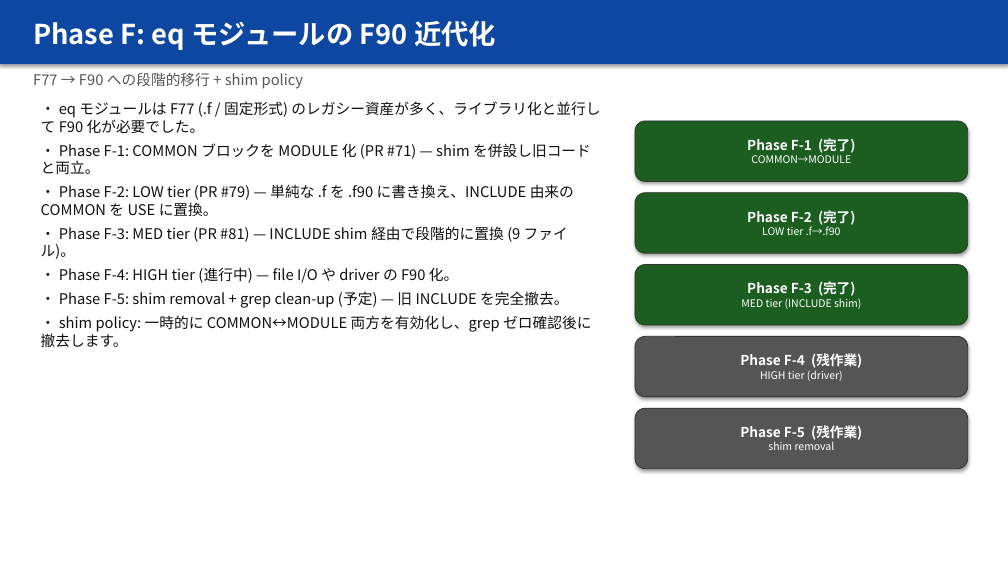
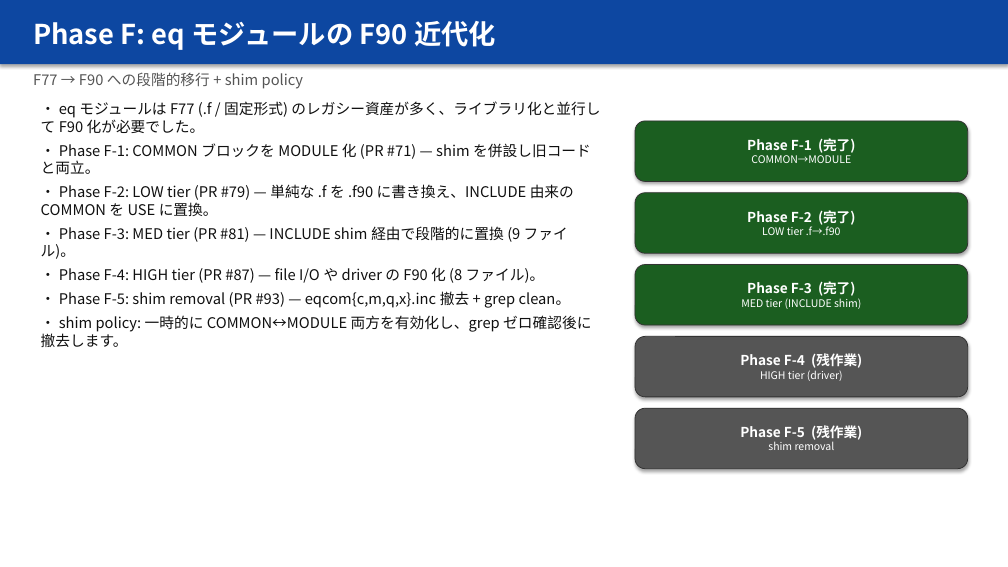
Before and after one commit to HengyuLi-Ozaki-lab/task, a slide deck: slide 6 of docs/presentations/2026-04-19-task-library-ization-overview.pptx. Drawn at 1008x567 pixels with LibreOffice and Linux fonts; fonts in the diff are those of the drawing. Boxes give left, top, right and bottom in pixels: in the first picture for what was removed or moved away, otherwise in the second. Text is boxed around its words. In the diff, an @@ line names an element or a change of style, - is before the commit and + after.

```diff
--- a/docs/presentations/2026-04-19-task-library-ization-overview.pptx
+++ b/docs/presentations/2026-04-19-task-library-ization-overview.pptx
@@ text at (x1=41, y1=268, x2=571, y2=308): text changed @@
-・ Phase F-4: HIGH tier (進行中) — file I/O や driver の F90 化。
-・ Phase F-5: shim removal + grep clean-up (予定) — 旧 INCLUDE を完全撤去。
+・ Phase F-4: HIGH tier (PR #87) — file I/O や driver の F90 化 (8 ファイル)。
+・ Phase F-5: shim removal (PR #93) — eqcom{c,m,q,x}.inc 撤去 + grep clean。
```
Also in this commit, not shown: 4 other slides changed, 1 other file.
